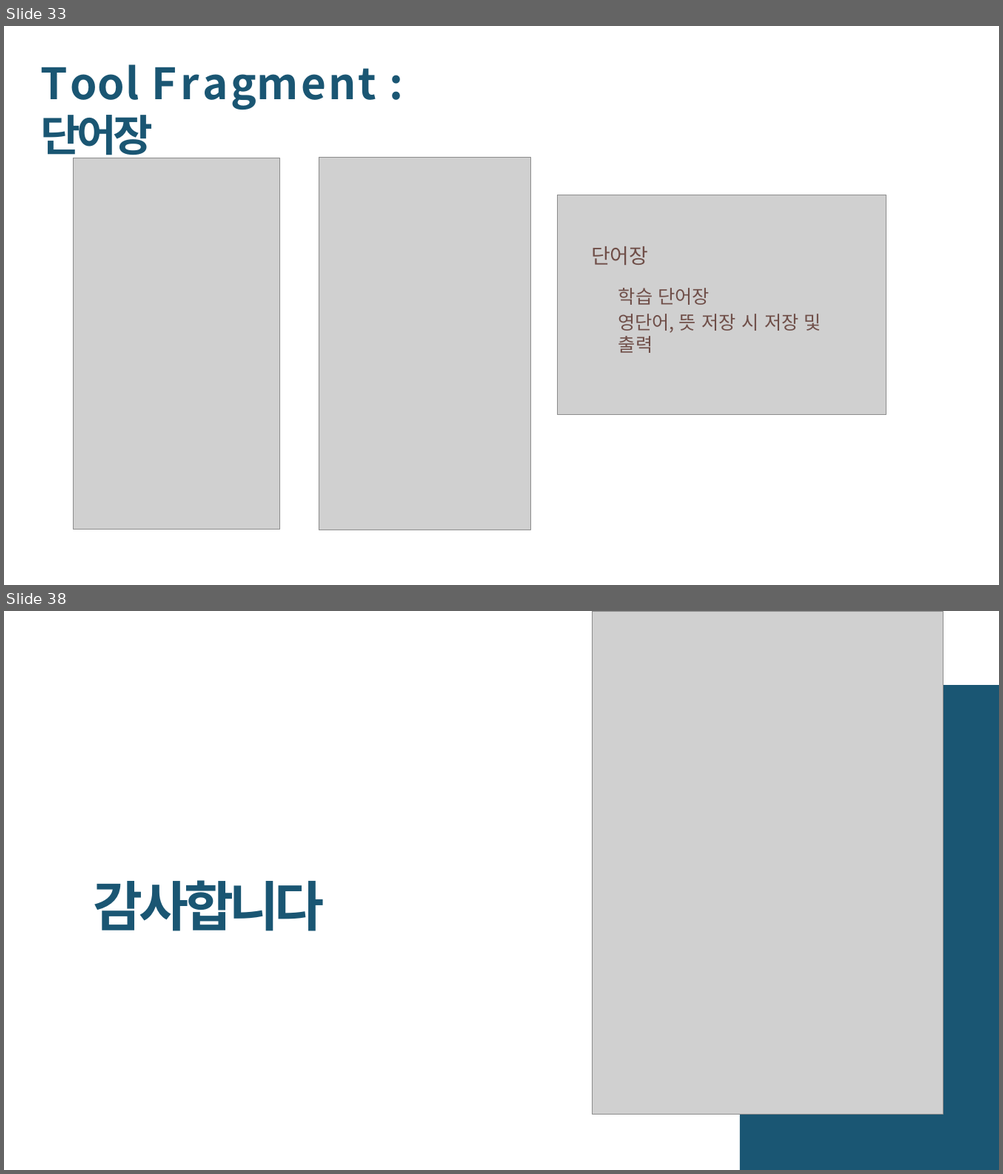
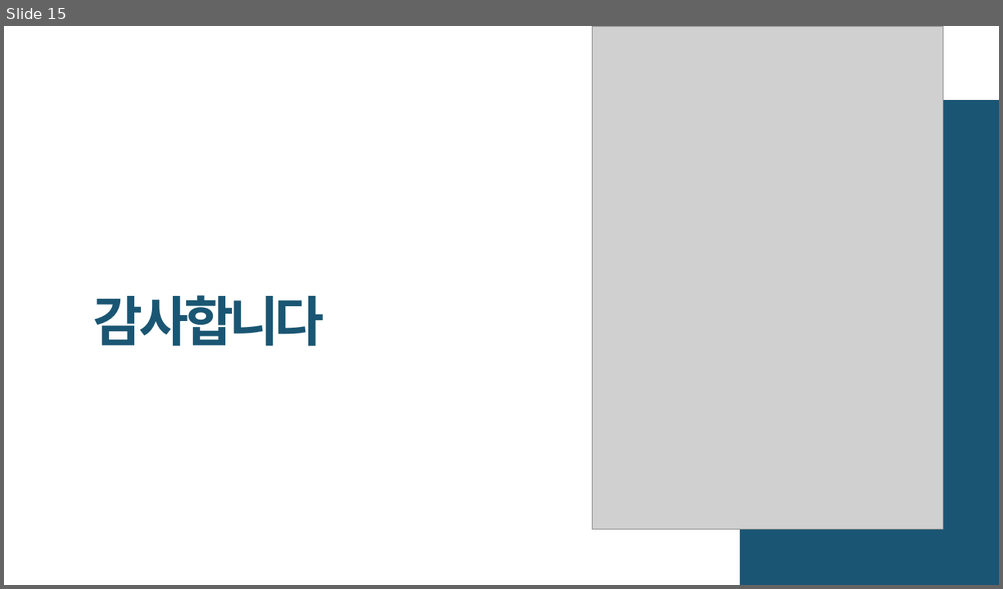
Before and after one commit to realsingeriu/FB9-todoList, a slide deck: 개발자 포트폴리오 - 배경태.pptx. Shown one above the other, each under a label of ours: slides 33 and 38 before the commit, slide 15 after it; the slides between them are not shown. The pictures are 1003x1174 and 1003x589 pixels, drawn with LibreOffice and Linux fonts; fonts in the diff are those of the drawing; grey boxes stand for pictures; background and template pictures are left out. Boxes give left, top, right and bottom in pixels: in the first picture for what was removed or moved away, otherwise in the second. Text is boxed around its words. In the diff, an @@ line names an element or a change of style, - is before the commit and + after.

```diff
--- a/개발자 포트폴리오 - 배경태.pptx
+++ b/개발자 포트폴리오 - 배경태.pptx
@@ slide 33 removed at [4,26,999,585], background #FFFFFF @@
@@ title removed at [40,64,377,162] @@
-Tool Fragment : 단어장
@@ picture removed at [73,158,280,530] @@
@@ picture removed at [318,157,530,530] @@
@@ picture removed at [557,195,885,415] @@
@@ text removed at [591,247,821,353] @@
-단어장
-학습 단어장
-영단어, 뜻 저장 시 저장 및 출력
@@ what was slide 38 is now slide 15 @@
```
Also in this commit, not shown: 8 slides changed, 2 slides added, 24 other slides removed, 5 other files.
